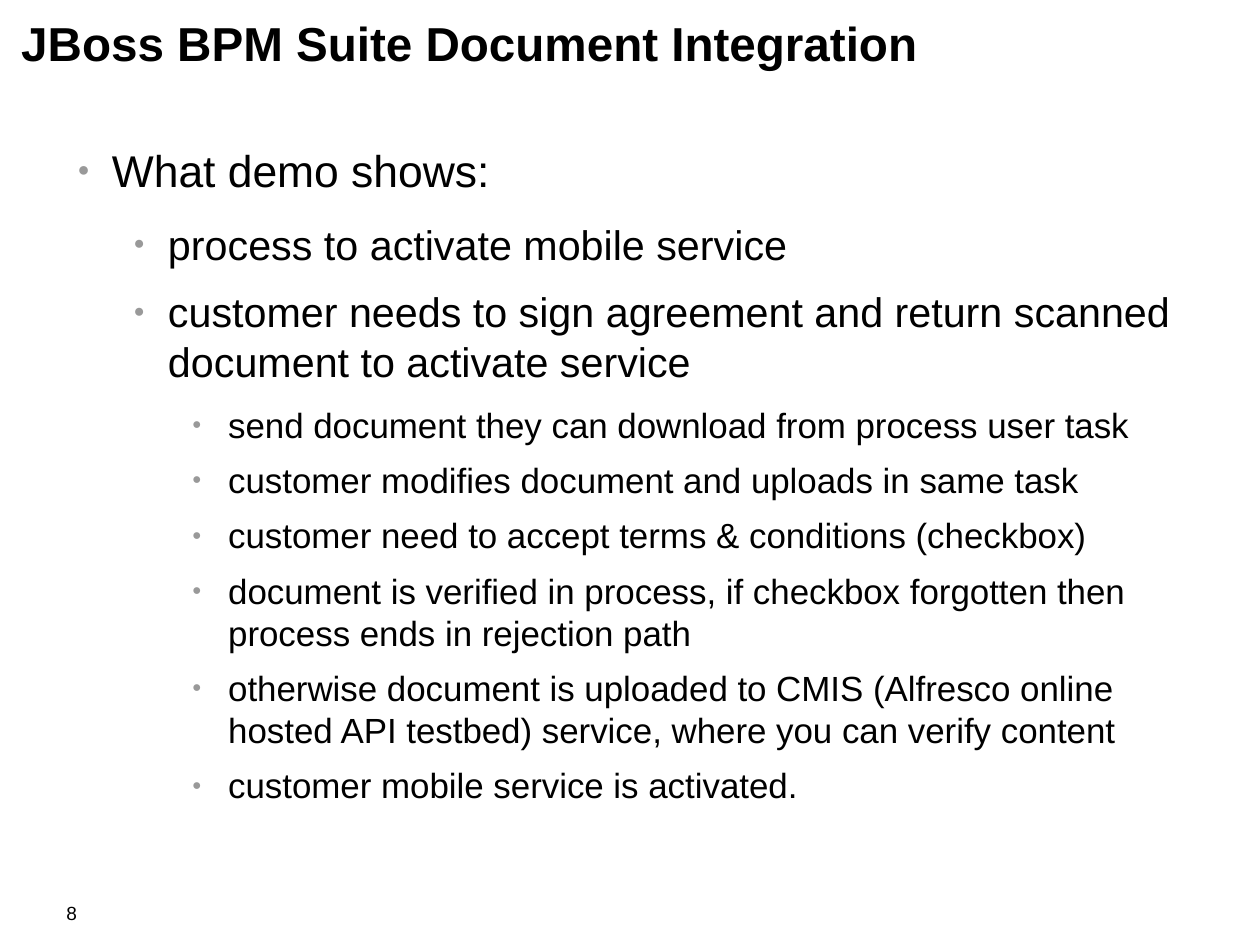
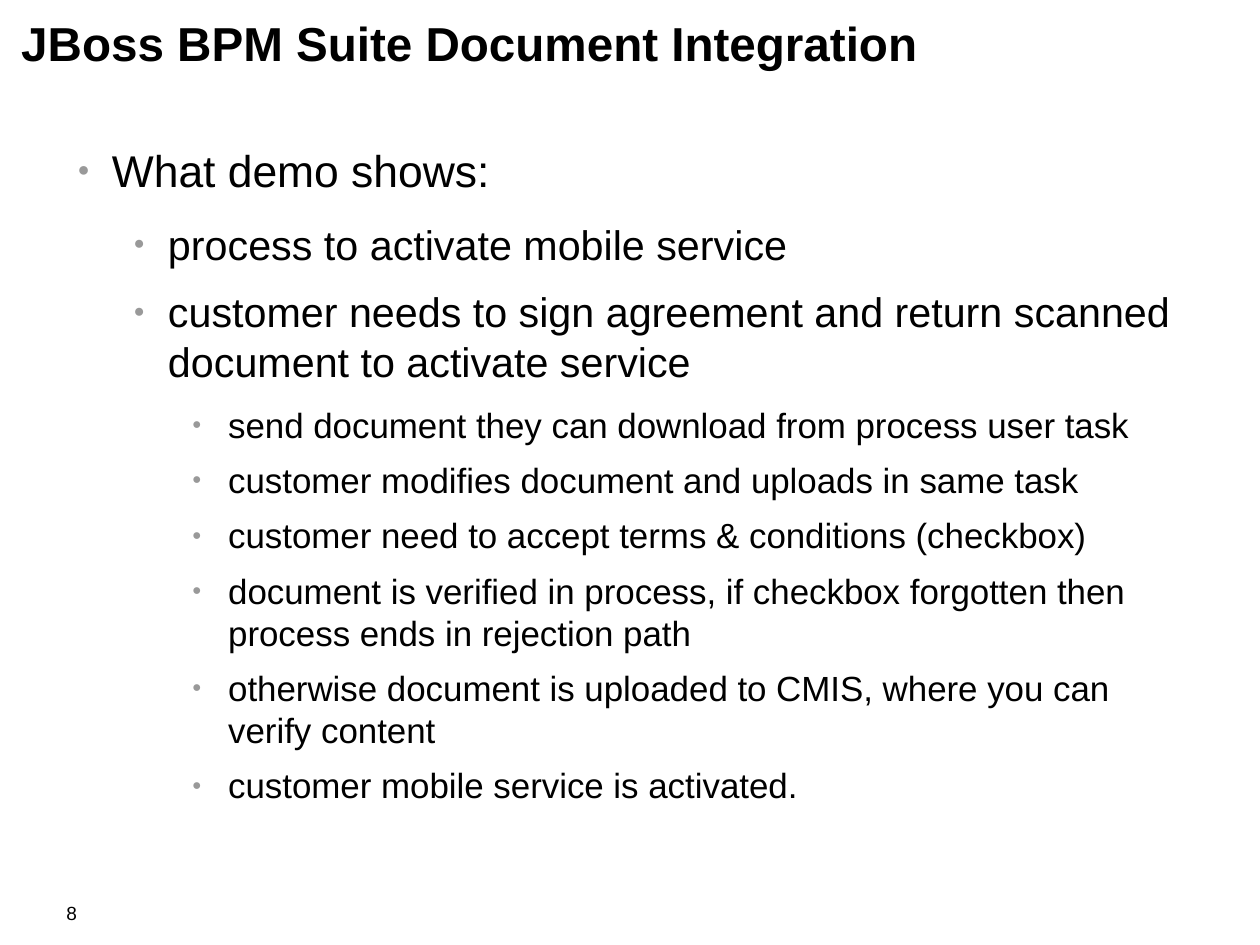
Before and after one commit to jbossdemocentral/bpms-ecm-demo, a slide deck: slide 8 of docs/Demo Overview.odp. Drawn at 1260x945 pixels with LibreOffice and Linux fonts; fonts in the diff are those of the drawing; background and template pictures are left out. Boxes give left, top, right and bottom in pixels: in the first picture for what was removed or moved away, otherwise in the second. Text is boxed around its words. In the diff, an @@ line names an element or a change of style, - is before the commit and + after.

Commit message:
Adjusted to remove cmis remote repo, no longer online.

```diff
--- a/docs/Demo Overview.odp
+++ b/docs/Demo Overview.odp
@@ text at [228, 675, 1109, 750]: text changed @@
-    ● otherwise document is uploaded to CMIS (Alfresco online hosted API testbed) service, where you can verify content
+    ● otherwise document is uploaded to CMIS, where you can verify content
```
Also in this commit, not shown: 3 other files.
